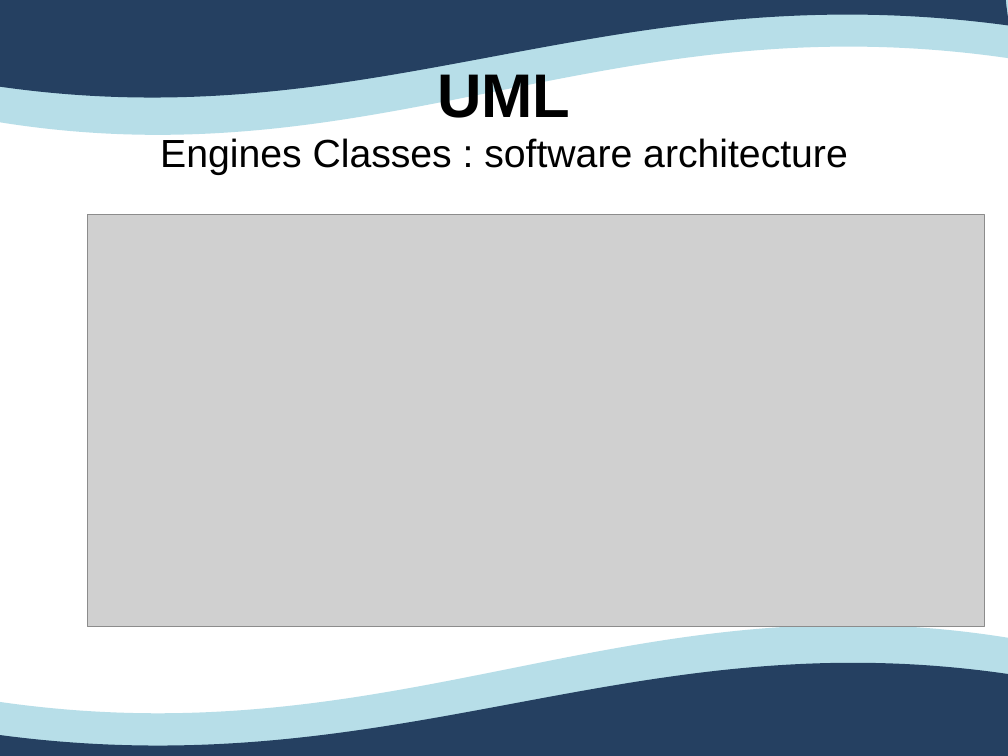
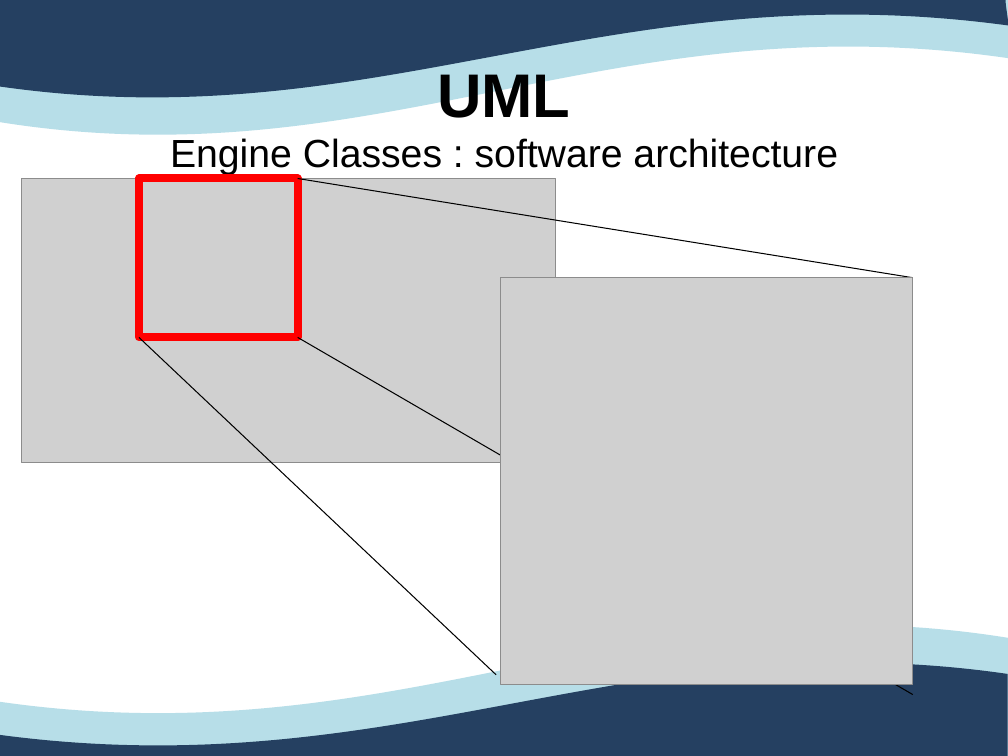
Before and after one commit to Ovan33/Immobilier, a slide deck: slide 14 of docs/Rapport/ProjetTuteureAnglais.ppt. Drawn at 1008x756 pixels with LibreOffice and Linux fonts; fonts in the diff are those of the drawing; grey boxes stand for pictures. Boxes give left, top, right and bottom in pixels: in the first picture for what was removed or moved away, otherwise in the second. Text is boxed around its words. In the diff, an @@ line names an element or a change of style, - is before the commit and + after.

```diff
--- a/docs/Rapport/ProjetTuteureAnglais.ppt
+++ b/docs/Rapport/ProjetTuteureAnglais.ppt
@@ outline redrawn in 3 elements at <box>0,662,1008,756</box>, <box>0,0,1008,98</box>, <box>0,0,1008,135</box> @@
@@ text at <box>170,138,838,175</box>: text changed @@
-Engines Classes : software architecture
+Engine Classes : software architecture
@@ picture added at <box>21,178,555,463</box> @@
@@ rectangle added at <box>139,178,297,337</box>, outline #FF0000 5.67 pt @@
@@ line added from (297, 178) to (913, 278), #000000 0.74 pt @@
@@ picture: place and size @@
-picture at <box>88,215,985,627</box>
+picture at <box>501,278,913,684</box>
@@ line added from (139, 338) to (496, 674), #000000 0.74 pt @@
@@ line added from (297, 338) to (913, 695), #000000 0.74 pt @@
```
Also in this commit, not shown: 18 other slides changed, 7 slides added, 6 slides removed, 9 other files.
